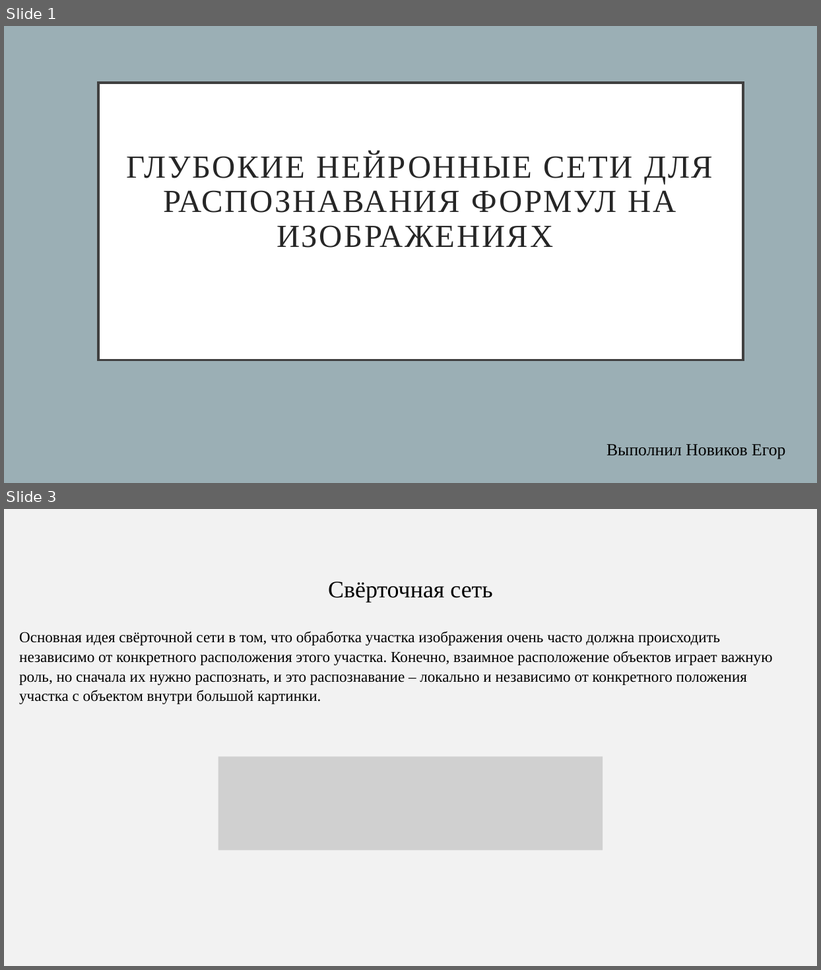
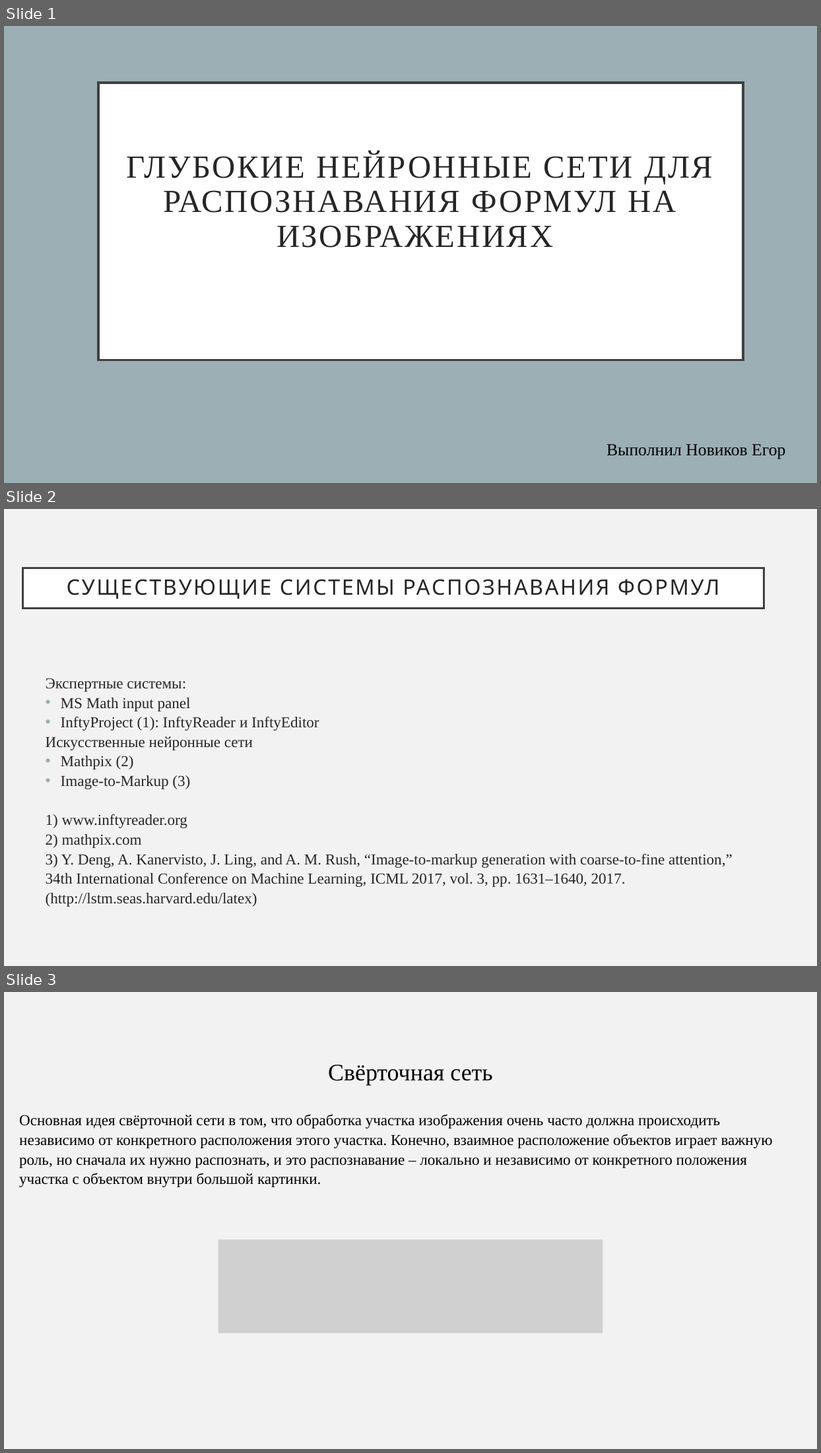
Before and after one commit to agoiga/rabota, a slide deck: Diplom.pptx. Shown one above the other, each under a label of ours: slides 1 and 3 before the commit, slides 1, 2 and 3 after it; the slides between them are not shown. The pictures are 821x970 and 821x1453 pixels, drawn with LibreOffice and Linux fonts; fonts in the diff are those of the drawing; grey boxes stand for pictures. Boxes give left, top, right and bottom in pixels: in the first picture for what was removed or moved away, otherwise in the second. Text is boxed around its words. In the diff, an @@ line names an element or a change of style, - is before the commit and + after.

```diff
--- a/Diplom.pptx
+++ b/Diplom.pptx
@@ slide 2 added at bbox=[4, 509, 817, 966], background #F2F2F2 @@
@@ title added at bbox=[23, 568, 765, 609], fill #FFFFFF, outline #404040 2.5 pt, 25.2 pt, text #262626 @@
+СУЩЕСТВУЮЩИЕ СИСТЕМЫ РАСПОЗНАВАНИЯ ФОРМУЛ
@@ text added at bbox=[46, 678, 733, 907], 18 pt, text #262626 @@
+Экспертные системы:
+• MS Math input panel
+• InftyProject (1): InftyReader и InftyEditor
+Искусственные нейронные сети
+• Mathpix (2)
+• Image-to-Markup (3)
+1) www.inftyreader.org
+2) mathpix.com
+3) Y. Deng, A. Kanervisto, J. Ling, and A. M. Rush, “Image-to-markup generation with coarse-to-fine attention,” 34th International Conference on Machine Learning, ICML 2017, vol. 3, pp. 1631–1640, 2017. (http://lstm.seas.harvard.edu/latex)
```
Also in this commit, not shown: 4 slides changed, 4 other slides added, 1 slide removed.
